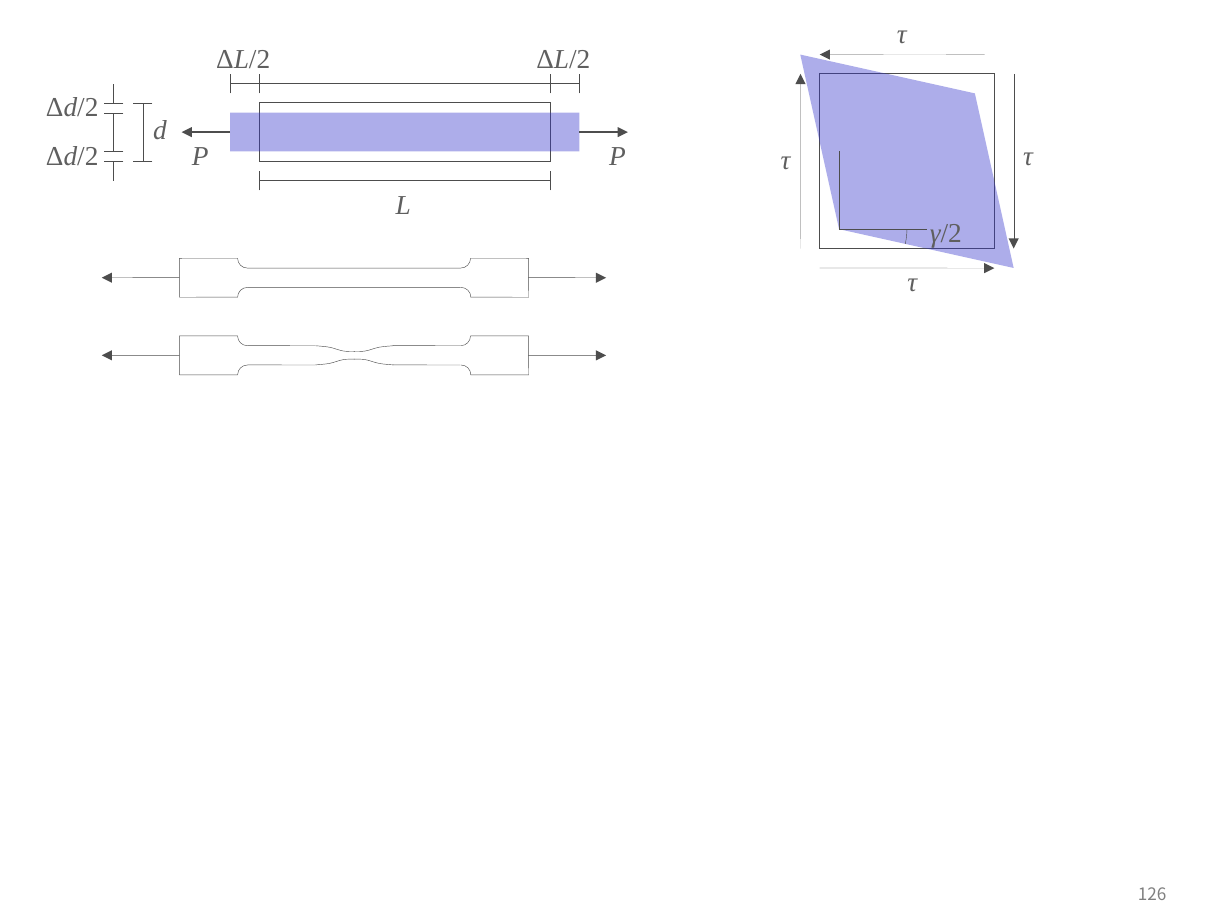
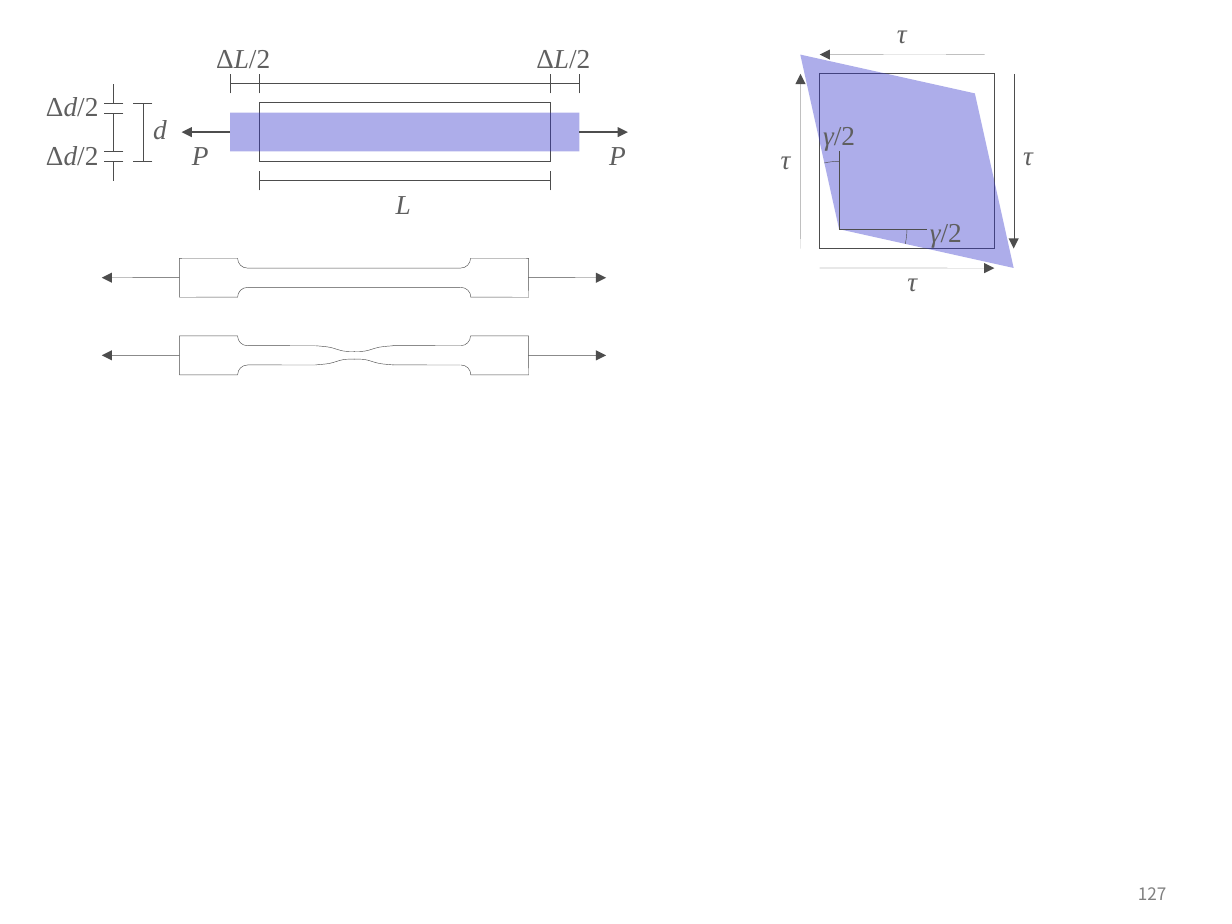
Before and after one commit to ironbell87/structural_mechanics_II, a slide deck: slide 127 of figures.pptx (slide 126 before the commit). Drawn at 1232x924 pixels with LibreOffice and Linux fonts; fonts in the diff are those of the drawing. Boxes give left, top, right and bottom in pixels: in the first picture for what was removed or moved away, otherwise in the second. Text is boxed around its words. In the diff, an @@ line names an element or a change of style, - is before the commit and + after.

```diff
--- a/figures.pptx
+++ b/figures.pptx
@@ text added at [823, 127, 855, 150], 16 pt, text #5F5F5F @@
+γ/2
@@ arc (boxed as its full ellipse) added at [771, 161, 907, 297], outline #4D4D4D 0.25 pt @@
@@ page number at [1138, 887, 1166, 900]: text changed @@
-126
+127
```
Also in this commit, not shown: 9 other slides changed, 3 slides added, 2 slides removed, 32 other files.
